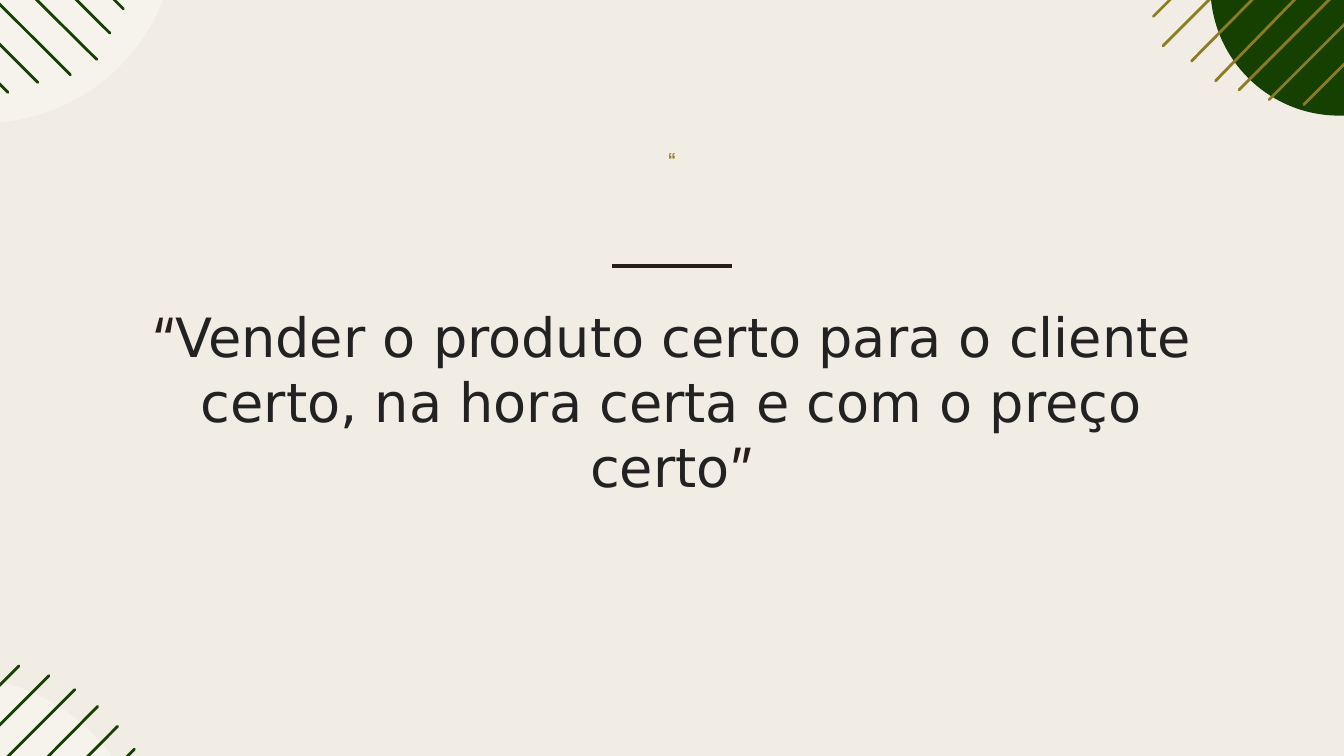
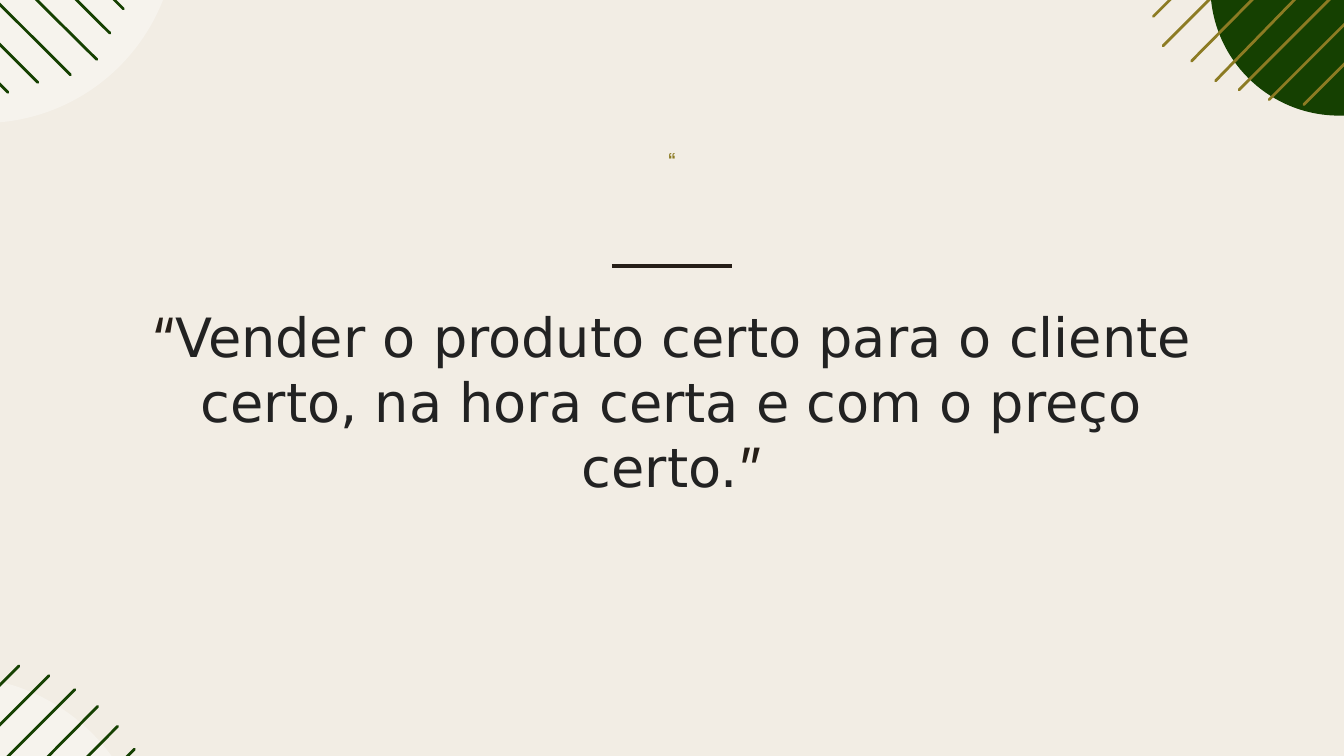
Before and after one commit to rafaellabastos/challenge-pitch-qa, a slide deck: slide 22 of Pitch-SavvyFix.pptx. Drawn at 1344x756 pixels with LibreOffice and Linux fonts; fonts in the diff are those of the drawing. Boxes give left, top, right and bottom in pixels: in the first picture for what was removed or moved away, otherwise in the second. Text is boxed around its words. In the diff, an @@ line names an element or a change of style, - is before the commit and + after.

```diff
--- a/Pitch-SavvyFix.pptx
+++ b/Pitch-SavvyFix.pptx
@@ subtitle at (x1=151, y1=316, x2=1191, y2=488): text changed @@
-“Vender o produto certo para o cliente certo, na hora certa e com o preço certo”
+“Vender o produto certo para o cliente certo, na hora certa e com o preço certo.”
```
Also in this commit, not shown: 8 other slides changed.
